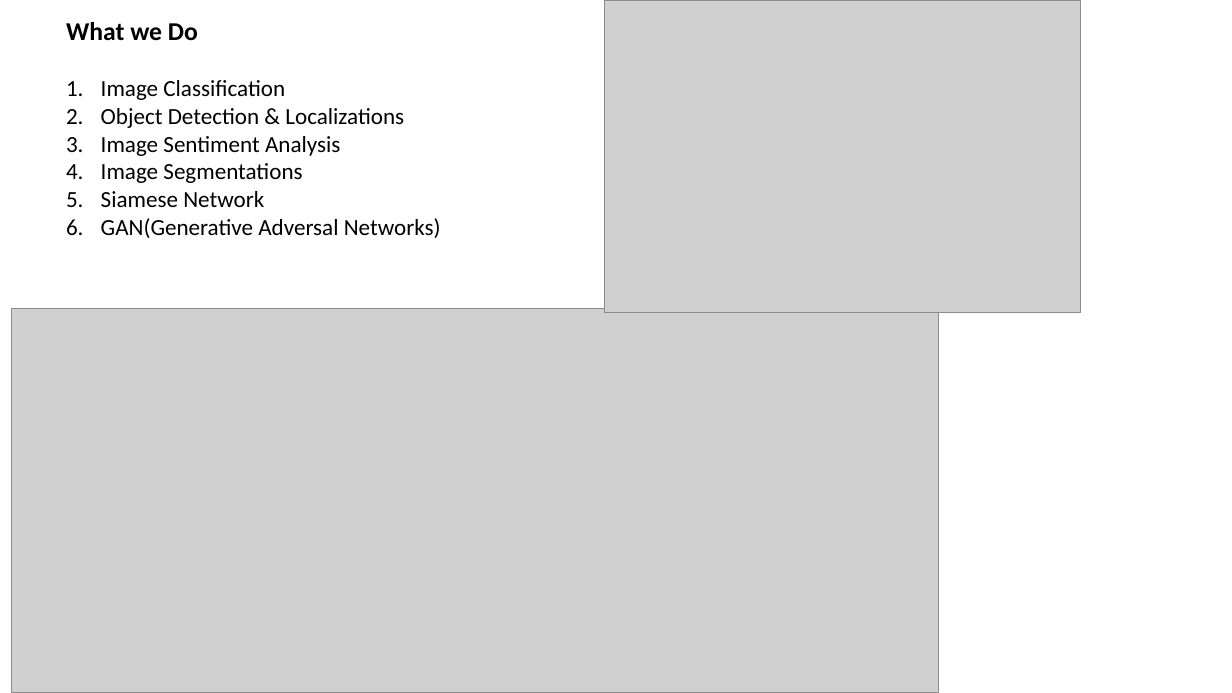
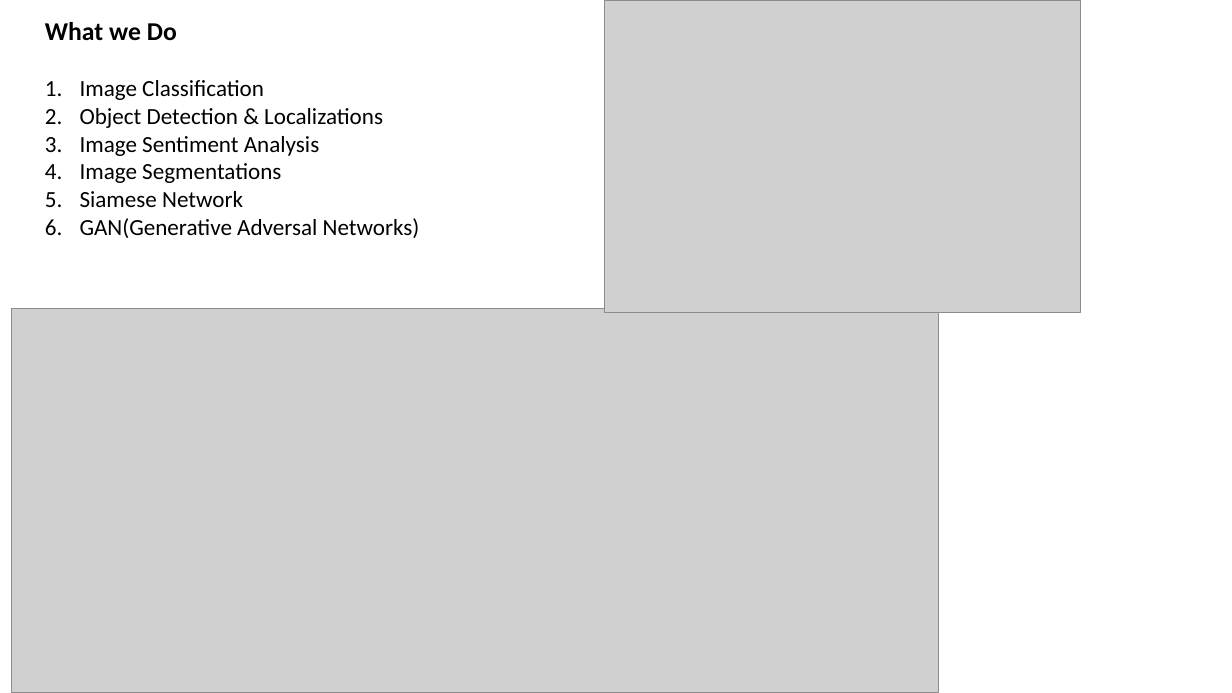
Before and after one commit to shahil04/ds_materials, a slide deck: slide 4 of 9.Deep_learning/cv/computer_vision.pptx. Drawn at 1232x693 pixels with LibreOffice and Linux fonts; fonts in the diff are those of the drawing; grey boxes stand for pictures. Boxes give left, top, right and bottom in pixels: in the first picture for what was removed or moved away, otherwise in the second. Text is boxed around its words. In the diff, an @@ line names an element or a change of style, - is before the commit and + after.

```diff
--- a/9.Deep_learning/cv/computer_vision.pptx
+++ b/9.Deep_learning/cv/computer_vision.pptx
@@ text "What we Do": place and size @@
-text "What we Do" at [66,22,441,238]
+text "What we Do" at [45,22,420,238]
```
Also in this commit, not shown: 1 other slide changed, 14 other files.
